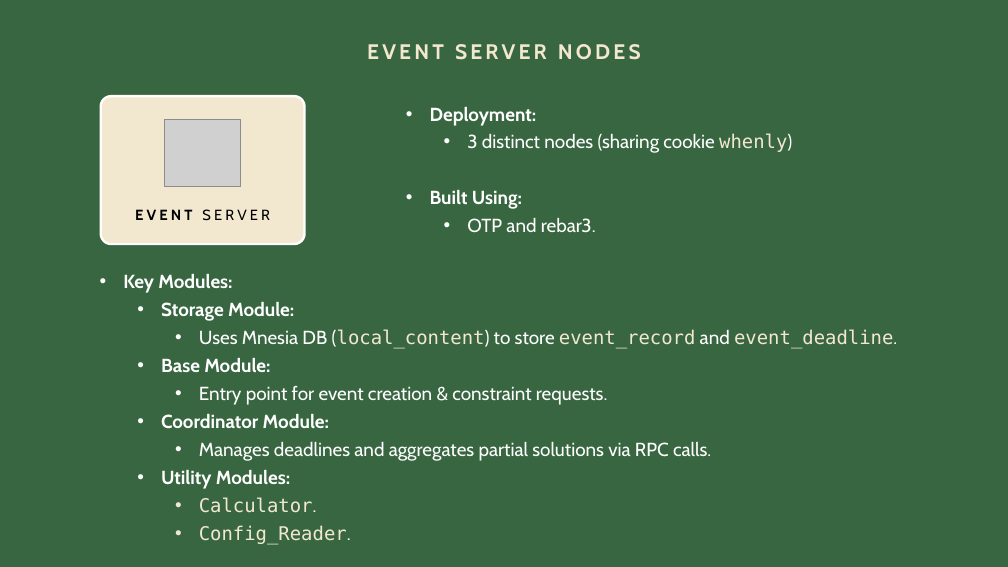
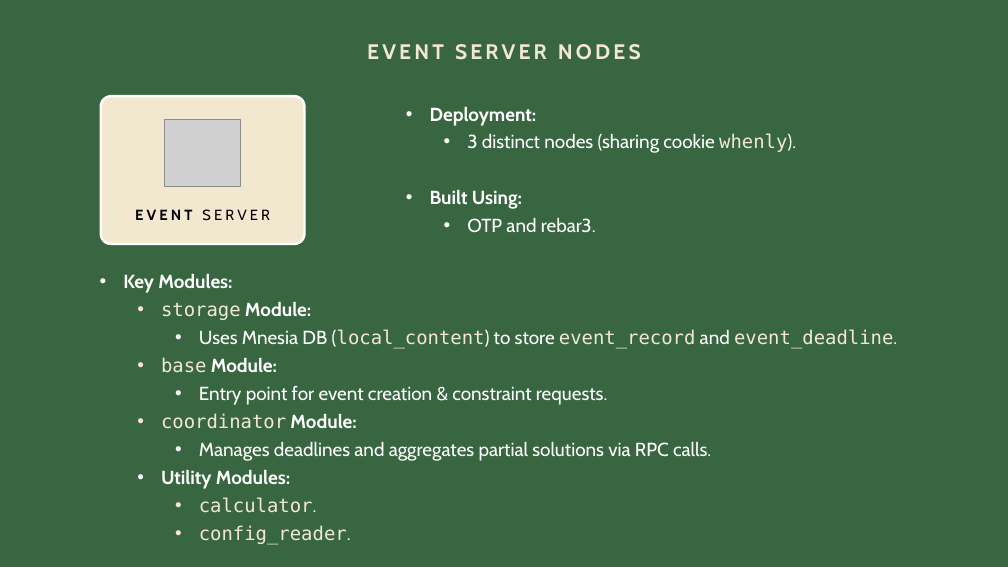
Before and after one commit to aleasca99/DSMT_project, a slide deck: slide 14 of Slides/Slides.pptx. Drawn at 1008x567 pixels with LibreOffice and Linux fonts; fonts in the diff are those of the drawing; grey boxes stand for pictures. Boxes give left, top, right and bottom in pixels: in the first picture for what was removed or moved away, otherwise in the second. Text is boxed around its words. In the diff, an @@ line names an element or a change of style, - is before the commit and + after.

```diff
--- a/Slides/Slides.pptx
+++ b/Slides/Slides.pptx
@@ text at bbox=[467, 133, 796, 153]: text changed @@
-  • 3 distinct nodes (sharing cookie whenly)
+  • 3 distinct nodes (sharing cookie whenly).
@@ text at bbox=[161, 302, 311, 320]: text changed; font Cabin to DejaVu Sans Mono; text colour #FFFFFF to #F2E8CF; bold off @@
-  • Storage Module:
+  • storage Module:
@@ text at bbox=[161, 357, 277, 373]: text changed @@
-  • Base Module:
+  • base Module:
@@ text at bbox=[161, 413, 356, 429]: text changed; font Cabin to DejaVu Sans Mono; text colour #FFFFFF to #F2E8CF; bold off @@
-  • Coordinator Module:
+  • coordinator Module:
@@ text at bbox=[199, 497, 351, 545]: text changed @@
-    • Calculator.
-    • Config_Reader.
+    • calculator.
+    • config_reader.
```
Also in this commit, not shown: 8 other slides changed, 3 other files.
